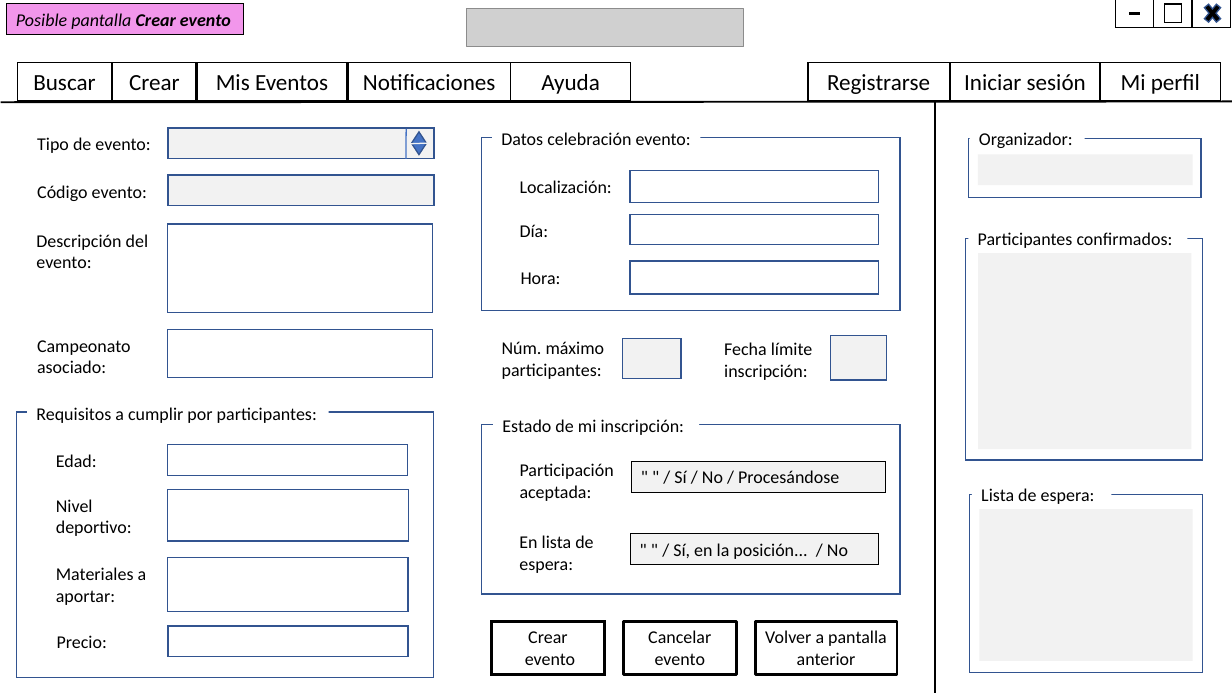
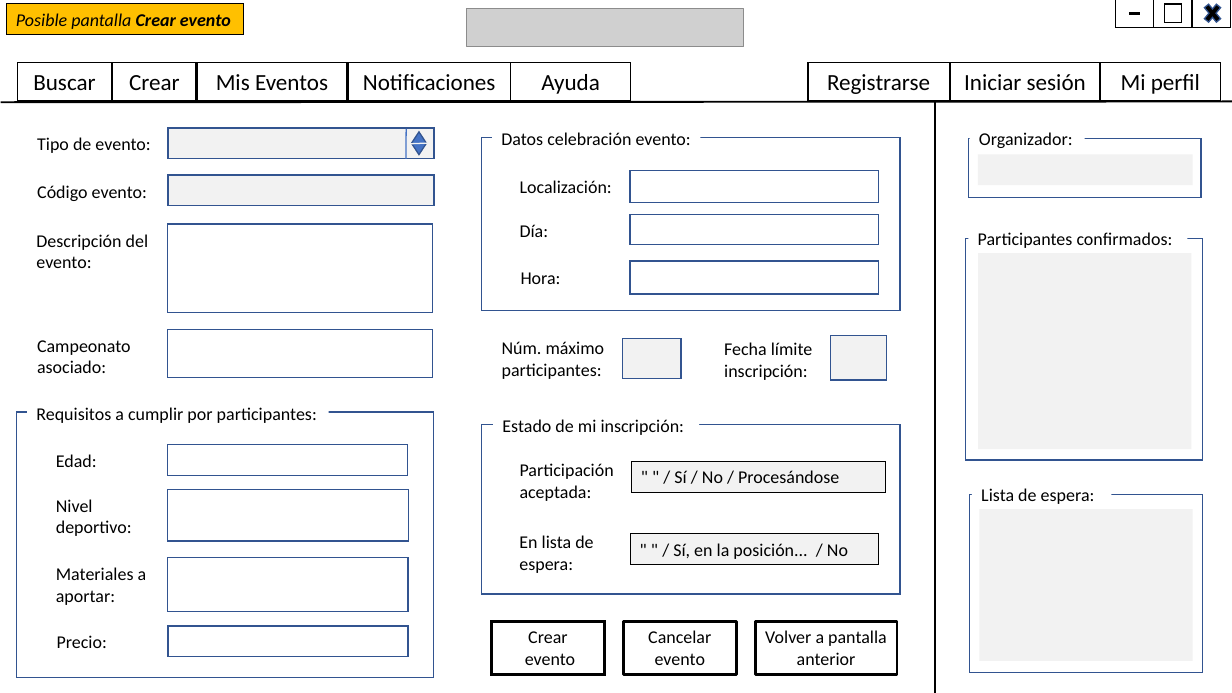
Before and after one commit to Enrique-Izquierdo/DAM_1--PI_verde, a slide deck: slide 7 of Mockup_PIverde.pptx (slide 6 before the commit). Drawn at 1232x693 pixels with LibreOffice and Linux fonts; fonts in the diff are those of the drawing; grey boxes stand for pictures. Boxes give left, top, right and bottom in pixels: in the first picture for what was removed or moved away, otherwise in the second. Text is boxed around its words. In the diff, an @@ line names an element or a change of style, - is before the commit and + after.

Commit message:
Incorporacion de todas las pantallas, excepto: creación evento y notificaciones

```diff
--- a/Mockup_PIverde.pptx
+++ b/Mockup_PIverde.pptx
@@ rectangle "Posible pantalla Crear evento" at (6,4,243,35): fill #F296EB to #FFC000 @@
```
Also in this commit, not shown: 5 other slides changed, 6 slides added.
